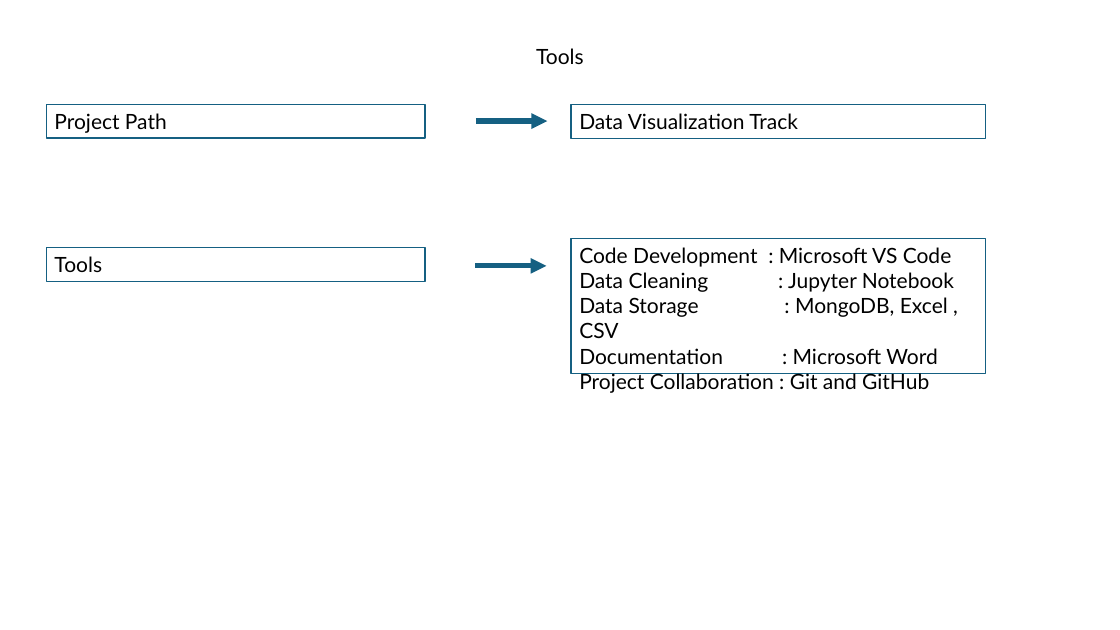
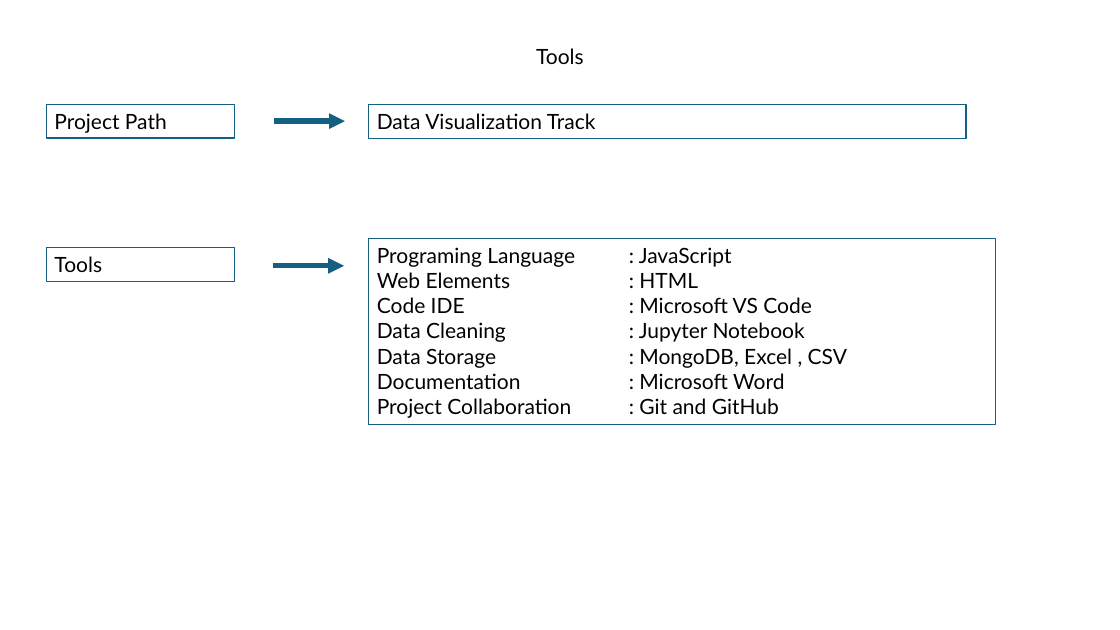
Before and after one commit to leeju09/Project-3-Baseball-, a slide deck: slide 4 of Presentation/Proect3_Group3.pptx. Drawn at 1120x630 pixels with LibreOffice and Linux fonts; fonts in the diff are those of the drawing. Boxes give left, top, right and bottom in pixels: in the first picture for what was removed or moved away, otherwise in the second. Text is boxed around its words. In the diff, an @@ line names an element or a change of style, - is before the commit and + after.

Commit message:
final presentation

```diff
--- a/Presentation/Proect3_Group3.pptx
+++ b/Presentation/Proect3_Group3.pptx
@@ rectangle "Project Path": place and size @@
-rectangle "Project Path" at [46, 104, 425, 138]
+rectangle "Project Path" at [46, 104, 234, 138]
@@ rectangle "Data Visualization Track": place and size @@
-rectangle "Data Visualization Track" at [571, 104, 986, 138]
+rectangle "Data Visualization Track" at [369, 104, 966, 138]
@@ arrow moved from (476, 121) - (548, 121) to (274, 121) - (345, 121) @@
@@ rectangle "Programing Language : JavaScript": place and size @@
-rectangle "Programing Language : JavaScript" at [571, 239, 986, 375]
+rectangle "Programing Language : JavaScript" at [369, 239, 996, 425]
@@ rectangle "Tools": place and size @@
-rectangle "Tools" at [46, 247, 425, 281]
+rectangle "Tools" at [46, 247, 234, 281]
@@ arrow moved from (476, 266) - (547, 266) to (273, 266) - (344, 266) @@
@@ text in rectangle at [377, 247, 812, 313]: text changed @@
-Code Development : Microsoft VS Code
+Programing Language : JavaScript
+Web Elements : HTML
+Code IDE : Microsoft VS Code
```
